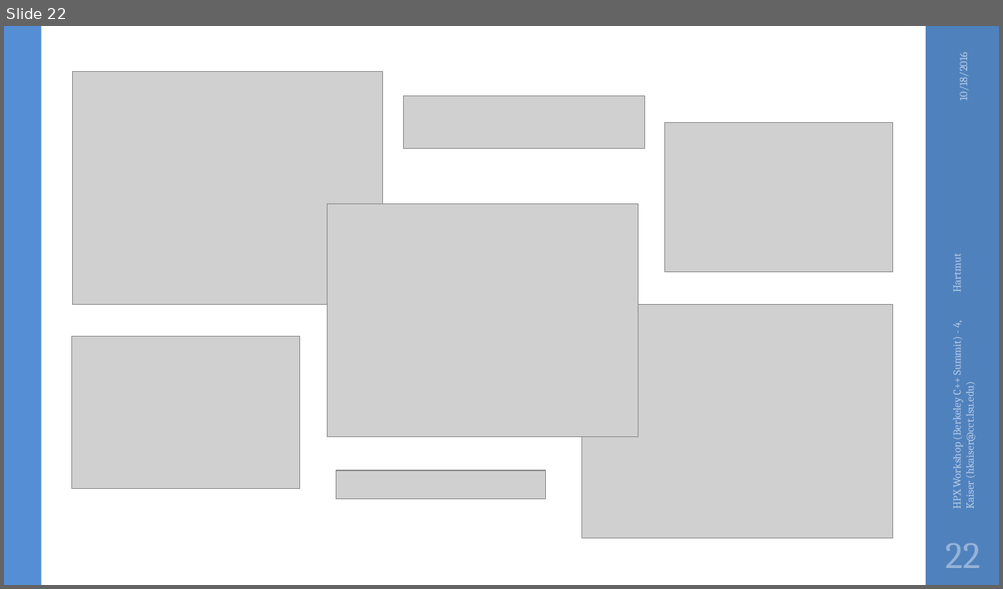
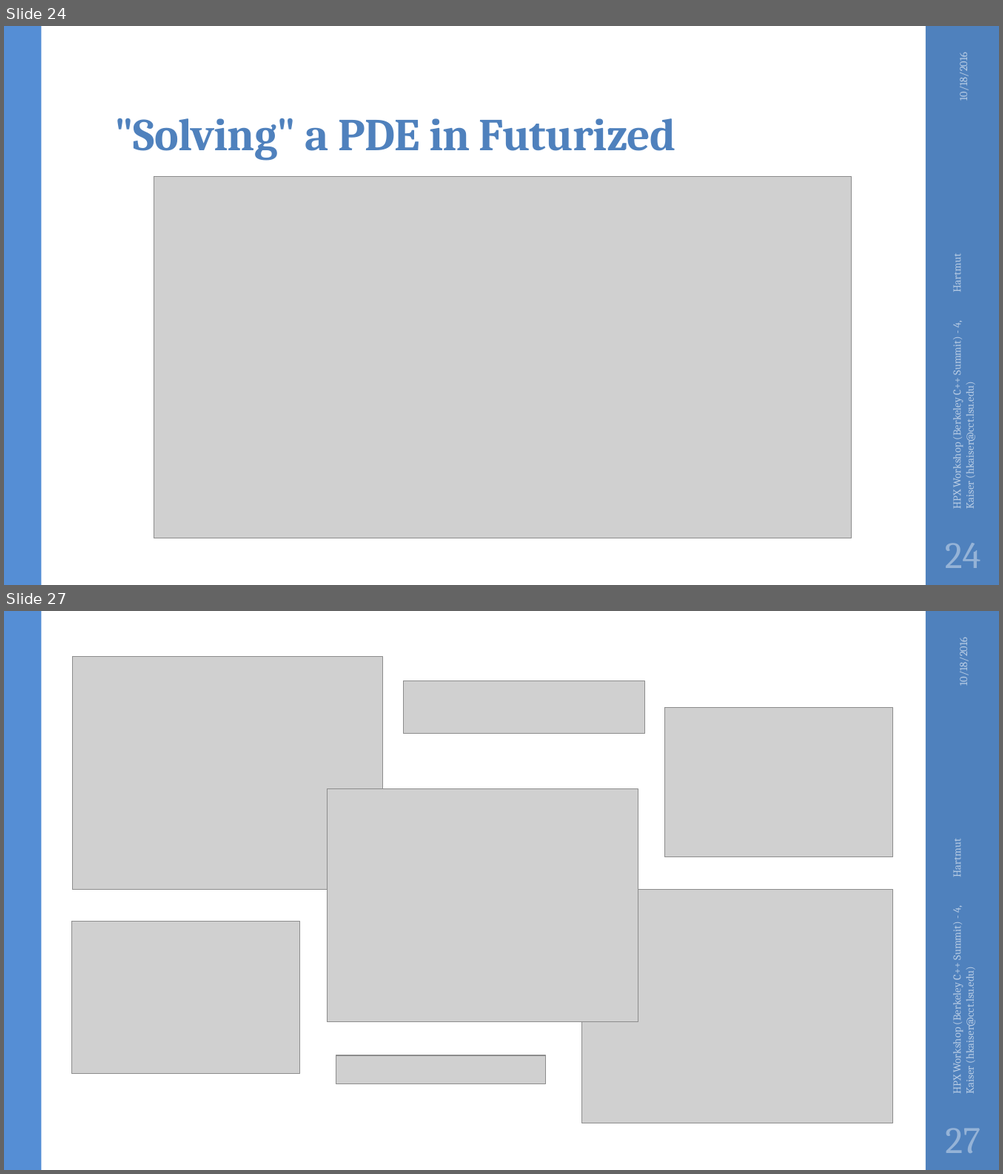
Before and after one commit to STEllAR-GROUP/tutorials, a slide deck: lbl2016/HPX Workshop (Berkeley C++ Summit) - 4.pptx. Shown one above the other, each under a label of ours: slide 22 before the commit, slides 24 and 27 after it; the slides between them are not shown. The pictures are 1003x589 and 1003x1174 pixels, drawn with LibreOffice and Linux fonts; fonts in the diff are those of the drawing; grey boxes stand for pictures; background and template pictures are left out. Boxes give left, top, right and bottom in pixels: in the first picture for what was removed or moved away, otherwise in the second. Text is boxed around its words. In the diff, an @@ line names an element or a change of style, - is before the commit and + after.

```diff
--- a/lbl2016/HPX Workshop (Berkeley C++ Summit) - 4.pptx
+++ b/lbl2016/HPX Workshop (Berkeley C++ Summit) - 4.pptx
@@ slide 24 added at <box>4,26,999,585</box>, background #FFFFFF; not listed: 2 template elements that a slide beside it also shows @@
@@ text added at <box>956,56,970,99</box>, 10.5 pt, text #B9CDE5 @@
+10/18/2016
@@ title added at <box>114,118,676,160</box>, 44 pt, text #4F81BD, bold @@
+"Solving" a PDE in Futurized
@@ picture added at <box>154,177,851,540</box> @@
@@ text added at <box>949,321,976,508</box>, 10.5 pt, text #B9CDE5 @@
+HPX Workshop (Berkeley C++ Summit) - 4, Hartmut Kaiser (hkaiser@cct.lsu.edu)
@@ page number added at <box>945,543,981,568</box>, 36 pt, text #95B3D7 @@
+24
@@ what was slide 22 is now slide 27 @@
@@ page number at <box>945,1128,979,1153</box>: text changed @@
-22
+27
```
Also in this commit, not shown: 6 slides changed, 4 other slides added.
